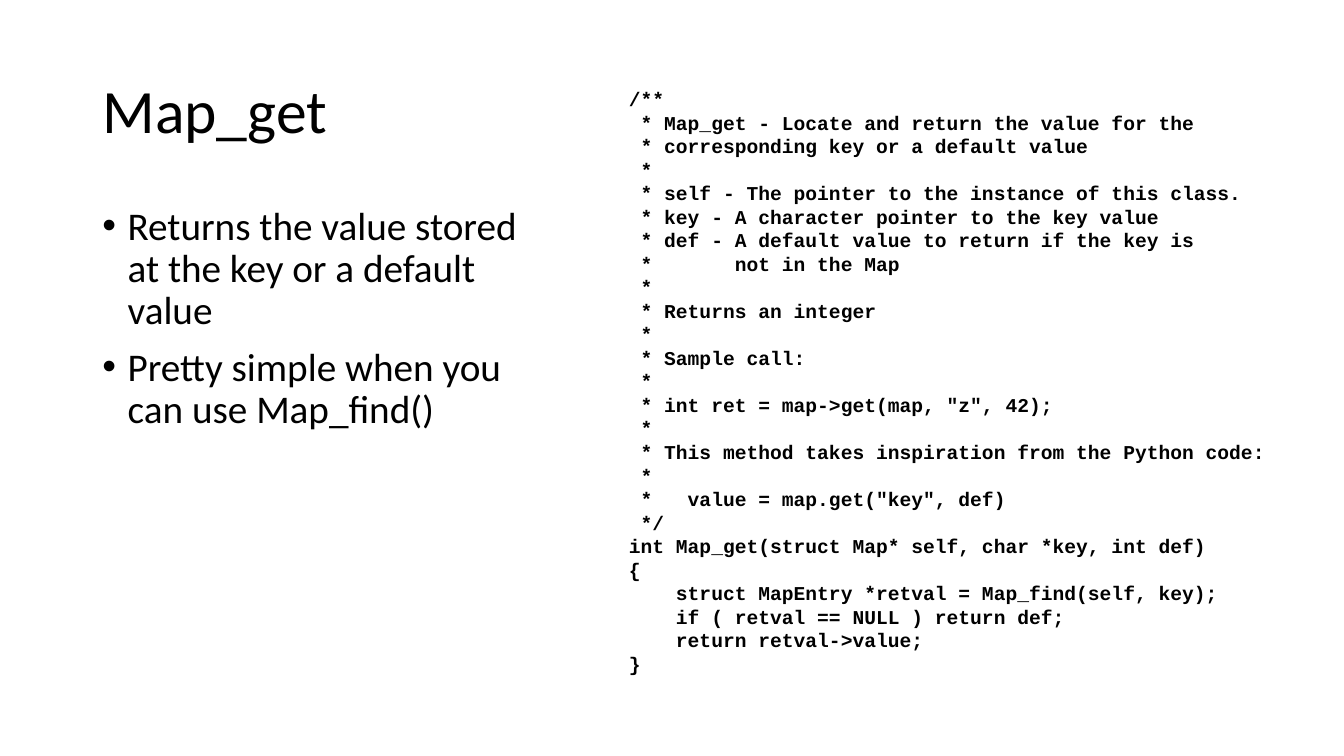
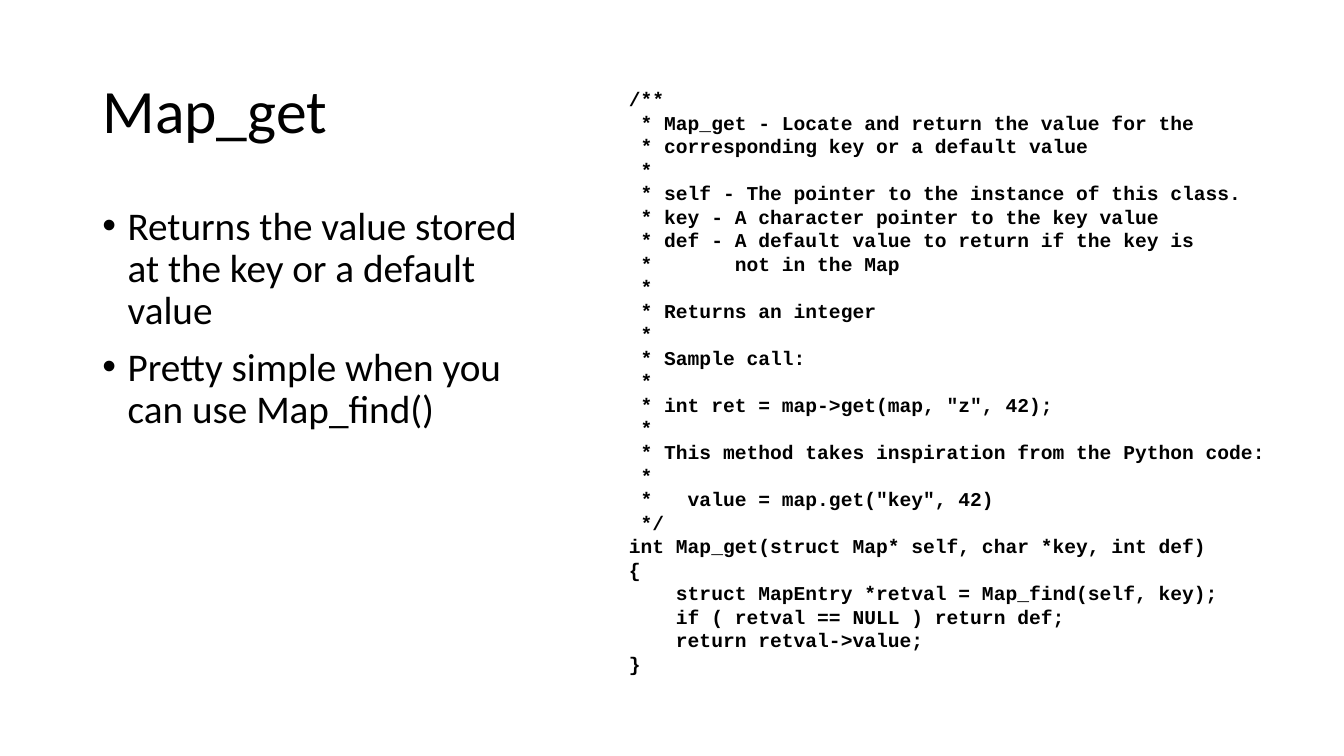
Before and after one commit to csev/cc4e, a slide deck: slide 16 of lectures/CC-04-Data-Structure.pptx. Drawn at 1344x756 pixels with LibreOffice and Linux fonts; fonts in the diff are those of the drawing. Boxes give left, top, right and bottom in pixels: in the first picture for what was removed or moved away, otherwise in the second. Text is boxed around its words. In the diff, an @@ line names an element or a change of style, - is before the commit and + after.

```diff
--- a/lectures/CC-04-Data-Structure.pptx
+++ b/lectures/CC-04-Data-Structure.pptx
@@ text at [688, 492, 993, 510]: text changed @@
-* value = map.get("key", def)
+* value = map.get("key", 42)
```
Also in this commit, not shown: 9 other slides changed, 1 slide added, 1 slide removed, 1 other file.
